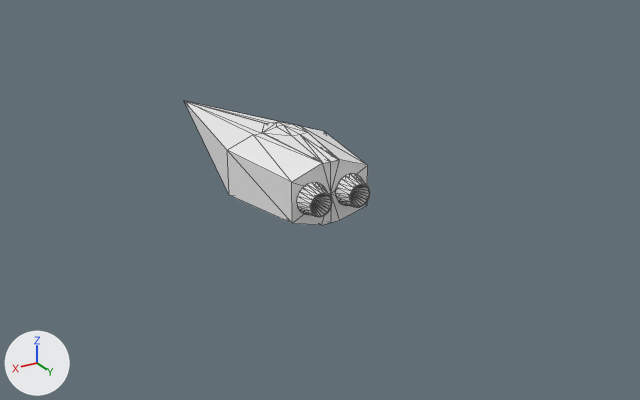
The OBJ model Assets/Ship/SHIP.obj: old version first, new version second.
The view is the same before and after, from a camera (50 mm lens) standing at (17.3, 31.1, 13.9) and looking at (-2.0, -1.1, -2.2). The axes (+X, +Y, +Z) are drawn at lower left. The lights are the same throughout. Mesh edges are drawn as thin lines. Where no turn or scale is listed for an object, it has been applied to the vertices.

The older version as bpy lines, for what is in view:
```python
me_ship = bpy.data.meshes.new('SHIP')
me_ship.from_pydata(...)  # 206 vertices, 404 faces; spans x -2.4..2.4, y -12.0..3.8, z -1.9..1.8
me_ship.materials.append(mat_initialshadinggroup)  # white #e7e7e7
ob_ship = bpy.data.objects.new('SHIP', me_ship)
ob_ship.location = (0.0, 0.0, 0.0)
```
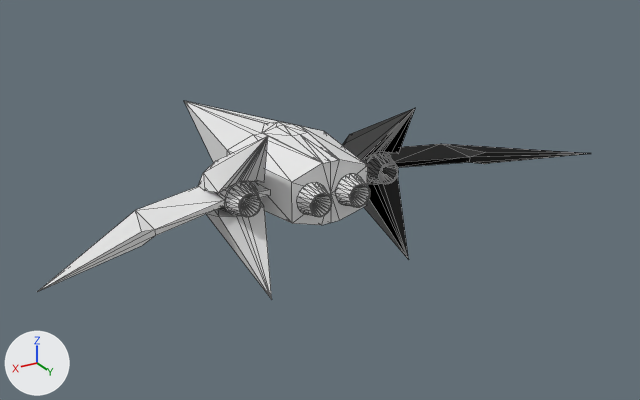
Commit message: Ship gets it's Wings back

Edits to the bpy script that builds the scene:
```text
Change me_ship:
    used by ob_ship; location = (0.0, 0.0, 0.0)
    remove me_ship.from_pydata(...)  # 206 vertices, 404 faces; spans x -2.4..2.4, y -12.0..3.8, z -1.9..1.8
    add me_ship.from_pydata(...)  # 660 vertices, 1268 faces; spans x -12.3..12.3, y -12.0..5.3, z -3.4..3.3
    me_ship part 1: a new loose piece, a 20-sided cylinder along y spanning x 2.5..4.0, y -0.4..1.6, z -0.8..0.7, in mat_initialshadinggroup (white #e7e7e7)
    me_ship part 2: the loose piece of 80 vertices spanning x 0.2..1.6, y 3.0..3.8, z -0.7..0.7 is copied, and the copy is moved by (2.4, -1.4, 0.0); it spans x 2.6..4.0, y 1.6..2.3, z -0.7..0.7
    me_ship part 3: a new loose piece, a 20-sided cylinder along y spanning x -4.0..-2.5, y -0.4..1.6, z -0.8..0.7, in mat_initialshadinggroup (white #e7e7e7)
    me_ship part 4: the loose piece of 80 vertices spanning x -1.6..-0.2, y 3.0..3.8, z -0.7..0.7 is copied, and the copy is mirrored in x about its middle, then moved by (-2.4, -1.4, 0.0); it spans x -4.0..-2.6, y 1.6..2.3, z -0.7..0.7
    me_ship part 5: a new loose piece of 61 vertices spanning x 2.2..4.3, y -1.2..4.0, z 0.1..3.3, in mat_initialshadinggroup (white #e7e7e7)
    me_ship part 6: a new loose piece of 61 vertices spanning x -4.3..-2.2, y -1.2..4.0, z 0.1..3.3, in mat_initialshadinggroup (white #e7e7e7)
    me_ship part 7: a new loose piece of 24 vertices spanning x 2.2..4.3, y -1.2..4.0, z -3.4..-0.2, in mat_initialshadinggroup (white #e7e7e7)
    me_ship part 8: a new loose piece of 24 vertices spanning x -4.3..-2.2, y -1.2..4.0, z -3.4..-0.2, in mat_initialshadinggroup (white #e7e7e7)
    me_ship part 9
    2 faces are deleted
    40 vertices are added at x -12.3..12.3, y -0.4..5.3, z -0.3..0.3
    62 new faces join them
```

Changed parts and their boxes (x1, y1, x2, y2) in the pictures (640 x 400 px):
'SHIP', reshaped (197% wider, 59% taller)
    before: (184, 101, 370, 225)
    after: (37, 101, 591, 299)
part 1 of me_ship, added
    after: (215, 181, 258, 216)
part 2 of me_ship, added
    after: (226, 183, 261, 217)
part 3 of me_ship, added
    after: (362, 151, 392, 184)
part 4 of me_ship, added
    after: (367, 153, 398, 185)
part 5 of me_ship, added
    after: (198, 136, 268, 193)
part 6 of me_ship, added
    after: (342, 108, 415, 160)
part 7 of me_ship, added
    after: (206, 202, 272, 299)
part 8 of me_ship, added
    after: (364, 175, 408, 259)
part 9 of me_ship, built on
    after: (37, 144, 591, 292)
